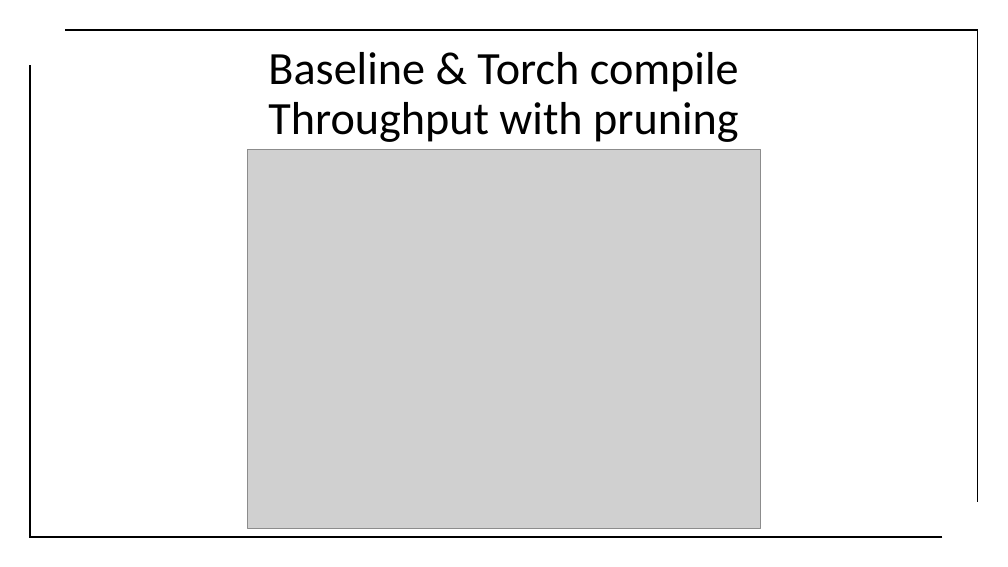
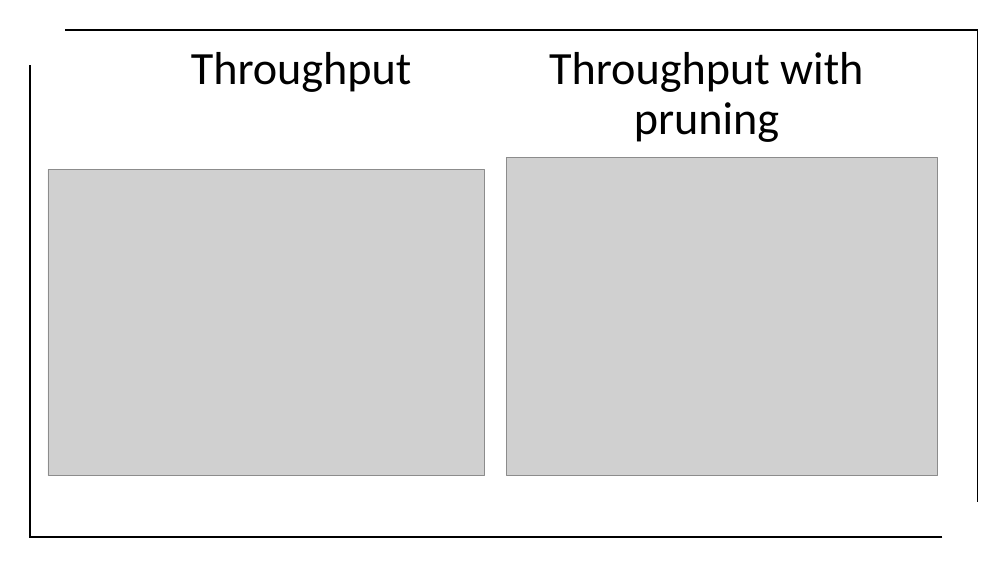
Before and after one commit to Tyumentseva/Unet-Inference-Acceleration-Project, a slide deck: slide 26 of unet_inference_240426.pptx (slide 27 before the commit). Drawn at 1008x567 pixels with LibreOffice and Linux fonts; fonts in the diff are those of the drawing; grey boxes stand for pictures; background and template pictures are left out. Boxes give left, top, right and bottom in pixels: in the first picture for what was removed or moved away, otherwise in the second. Text is boxed around its words. In the diff, an @@ line names an element or a change of style, - is before the commit and + after.

```diff
--- a/unet_inference_240426.pptx
+++ b/unet_inference_240426.pptx
@@ title "Throughput Throughput with pruning" at bbox=[191, 52, 863, 142]: columns 1 to 2 @@
@@ title at bbox=[191, 52, 863, 142]: text changed @@
-Baseline & Torch compile
-Throughput with pruning
+Throughput
+Throughput with pruning
@@ picture added at bbox=[48, 169, 485, 476] @@
@@ picture: place and size @@
-picture at bbox=[247, 150, 761, 529]
+picture at bbox=[507, 157, 938, 476]
```
Also in this commit, not shown: 11 other slides changed, 6 other files.
